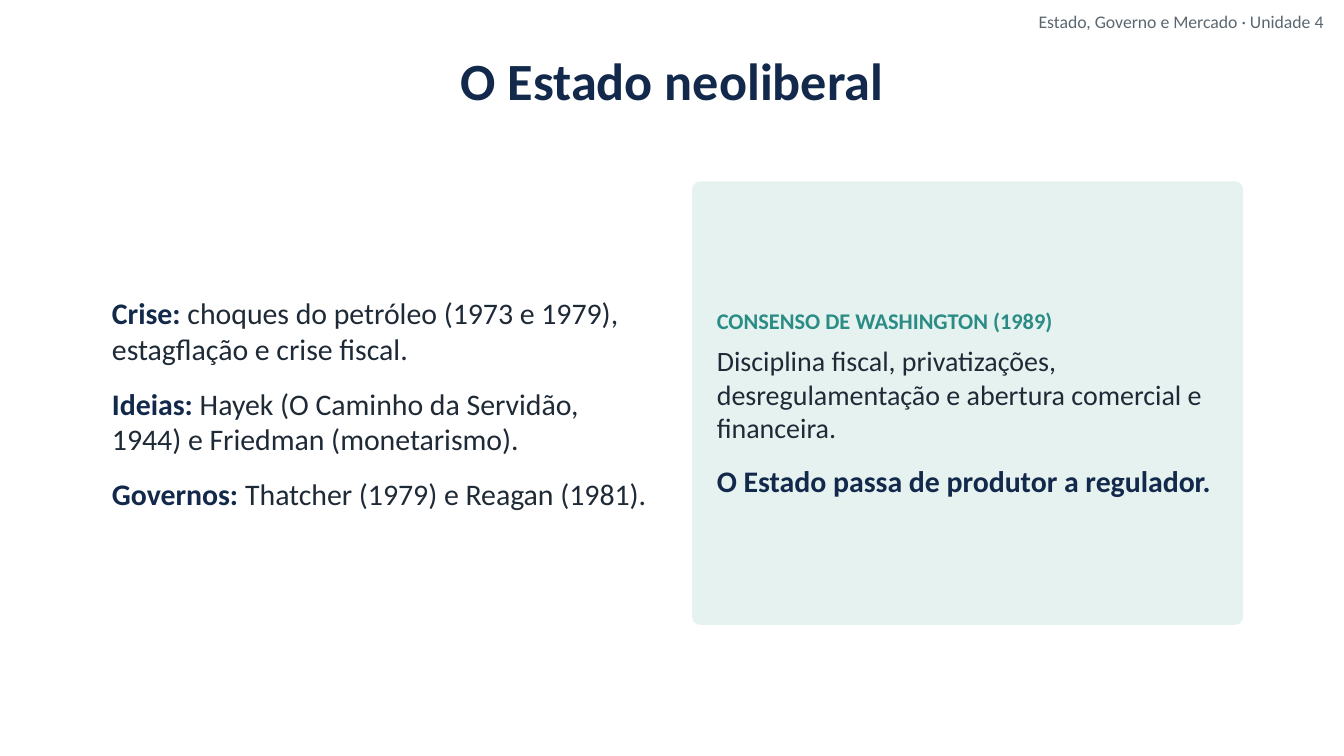
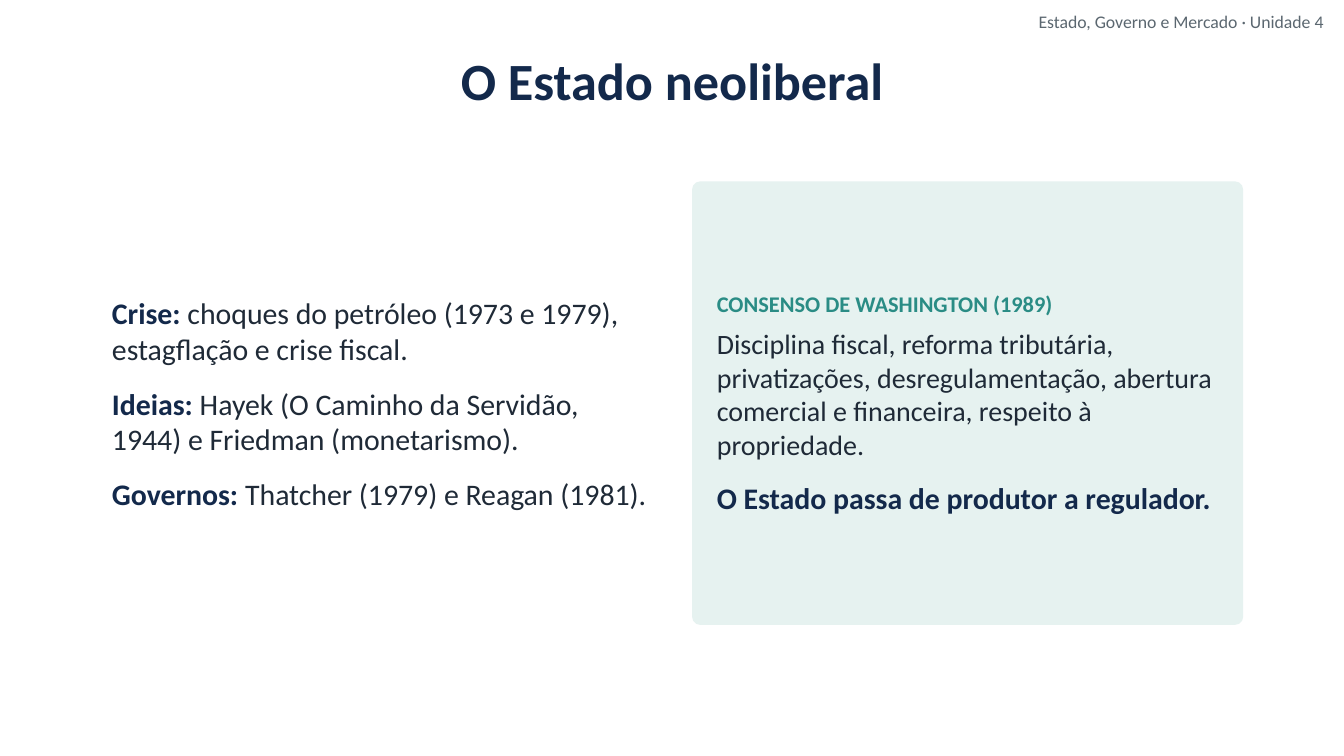
Before and after one commit to cleitonfranco74/gestao_publica, a slide deck: slide 10 of disciplina-01-estado-governo-mercado/materiais/04_Unidade_4_Modelos_de_Estado_e_Brasil.pptx (slide 6 before the commit). Drawn at 1344x756 pixels with LibreOffice and Linux fonts; fonts in the diff are those of the drawing; background and template pictures are left out. Boxes give left, top, right and bottom in pixels: in the first picture for what was removed or moved away, otherwise in the second. Text is boxed around its words. In the diff, an @@ line names an element or a change of style, - is before the commit and + after.

```diff
--- a/disciplina-01-estado-governo-mercado/materiais/04_Unidade_4_Modelos_de_Estado_e_Brasil.pptx
+++ b/disciplina-01-estado-governo-mercado/materiais/04_Unidade_4_Modelos_de_Estado_e_Brasil.pptx
@@ text in rounded rectangle at (x1=717, y1=334, x2=1211, y2=460): text changed @@
-Disciplina fiscal, privatizações, desregulamentação e abertura comercial e financeira.
+Disciplina fiscal, reforma tributária, privatizações, desregulamentação, abertura comercial e financeira, respeito à propriedade.
```
Also in this commit, not shown: 19 slides added, 9 other files.
